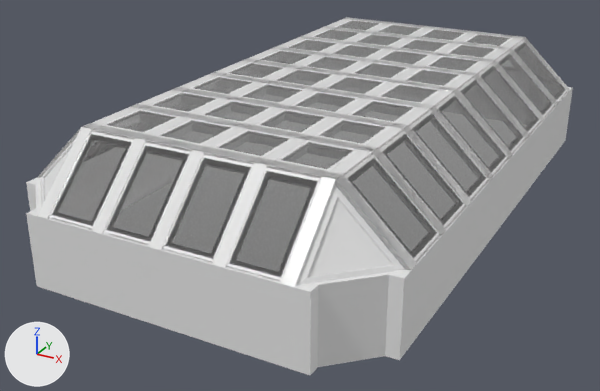
An edit to the Blender file blender/room_with_windows.blend, drawn before and after from the same camera.
The view is the same before and after, from a 50 mm camera at (12.7, -26.4, 12.5) aimed at (-0.9, -1.6, 0.1). Lighting does not change. The marker at lower left points along +X, +Y and +Z.

Names of what the first picture shows: 'Cube.036', 'Cube.037', 'glas', 'glas.004', 'glas.005', 'roof_structure1', 'roof_structure2', 'walls', 'window.001', 'window.002', 'windowframe2'.
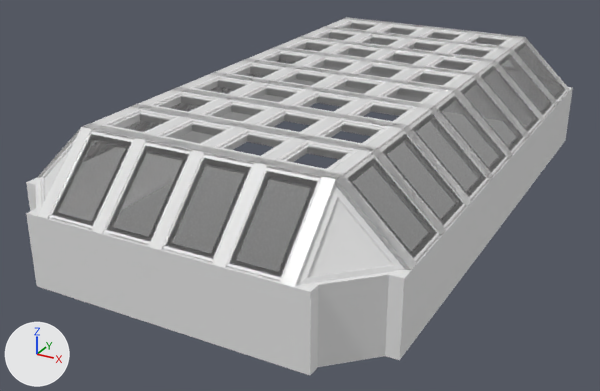
Location of each change, (x1, y1, x2, y2) in pixels of the pictures (600 x 391 px):
'glas', hidden: before (107, 20, 509, 169)

What the commit changed:
Object 'glas' (ob_glas) is now hidden.
